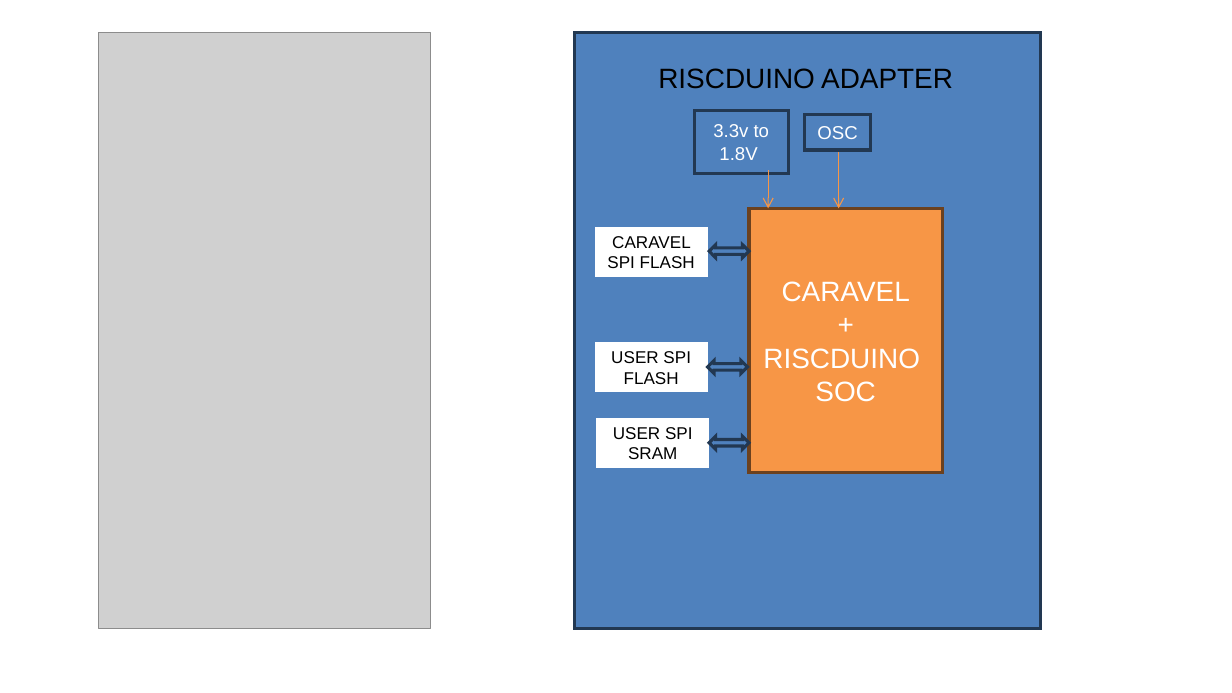
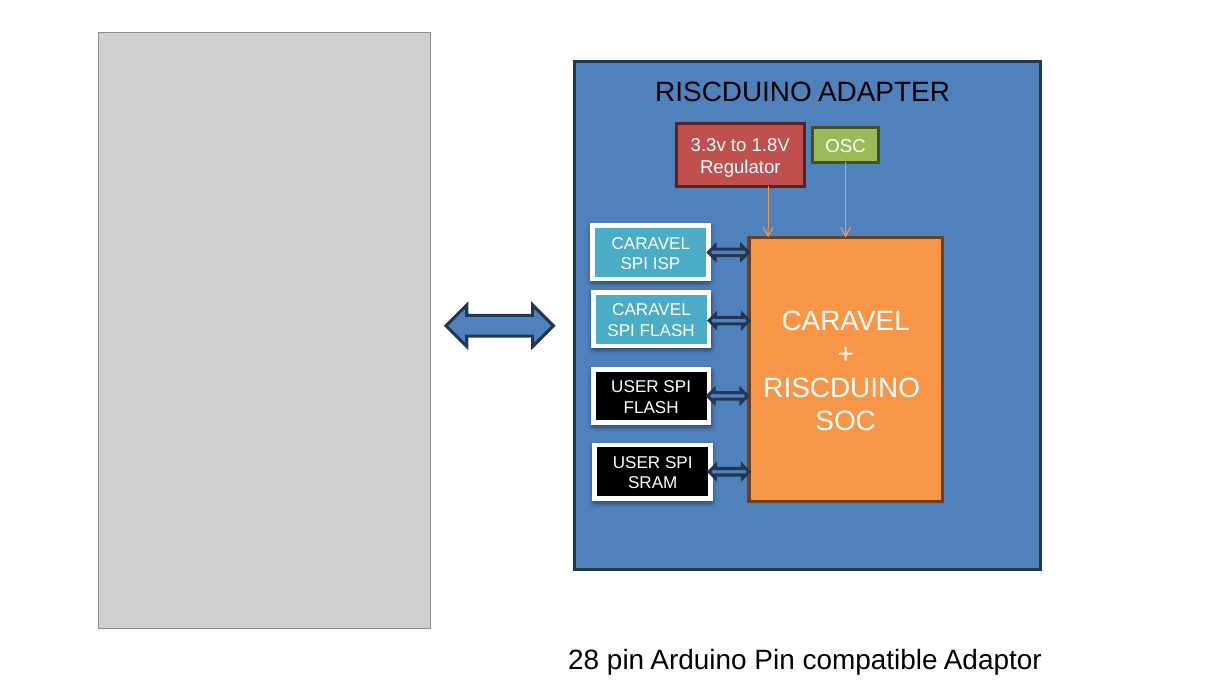
Before and after one commit to dineshannayya/riscduino_bringup, a slide deck: slide 2 of 2206Q/Docs/Riscduino-Application-Diagram.pptx (slide 5 before the commit). Drawn at 1232x693 pixels with LibreOffice and Linux fonts; fonts in the diff are those of the drawing; grey boxes stand for pictures. Boxes give left, top, right and bottom in pixels: in the first picture for what was removed or moved away, otherwise in the second. Text is boxed around its words. In the diff, an @@ line names an element or a change of style, - is before the commit and + after.

```diff
--- a/2206Q/Docs/Riscduino-Application-Diagram.pptx
+++ b/2206Q/Docs/Riscduino-Application-Diagram.pptx
@@ rectangle: place and size @@
-rectangle at <box>575,32,1040,628</box>
+rectangle at <box>575,61,1040,570</box>
@@ text "RISCDUINO ADAPTER": place and size @@
-text "RISCDUINO ADAPTER" at <box>658,68,953,89</box>
+text "RISCDUINO ADAPTER" at <box>655,81,950,102</box>
@@ rectangle "3.3v to 1.8V Regulator": place and size @@
-rectangle "3.3v to 1.8V Regulator" at <box>694,111,788,173</box>
+rectangle "3.3v to 1.8V Regulator" at <box>676,123,805,186</box>
@@ rectangle "3.3v to 1.8V Regulator" at <box>676,123,805,186</box>: fill #4F81BD to #C0504D; outline #233953 2 pt to #542322 2 pt @@
@@ text in rectangle at <box>691,138,790,177</box>: text changed @@
-3.3v to 1.8V
+3.3v to 1.8V Regulator
@@ rectangle "OSC": place and size @@
-rectangle "OSC" at <box>805,115,871,151</box>
+rectangle "OSC" at <box>813,127,879,163</box>
@@ rectangle "OSC" at <box>813,127,879,163</box>: fill #4F81BD to #9BBB59; outline #233953 2 pt to #445227 2 pt @@
@@ arrow moved from (838, 152) - (838, 208) to (846, 162) - (846, 237) @@
@@ arrow moved from (768, 170) - (768, 208) to (768, 187) - (768, 237) @@
@@ rectangle added at <box>593,226,709,279</box>, fill #4BACC6, outline #FFFFFF 3 pt, 11 pt, text #FFFFFF @@
+CARAVEL SPI ISP
@@ left right arrow added at <box>709,246,749,259</box>, fill #4F81BD, outline #233953 2 pt @@
@@ rectangle "CARAVEL SPI FLASH": place and size @@
-rectangle "CARAVEL SPI FLASH" at <box>594,225,710,278</box>
+rectangle "CARAVEL SPI FLASH" at <box>594,293,710,347</box>
@@ rectangle "CARAVEL SPI FLASH" at <box>594,293,710,347</box>: text colour #000000 to #FFFFFF; fill #FFFFFF to #4BACC6; outline #4F81BD 2 pt to #FFFFFF 3 pt; shadow on @@
@@ left right arrow added at <box>446,305,553,347</box>, fill #4F81BD, outline #233953 2 pt @@
@@ left right arrow: place and size @@
-left right arrow at <box>710,245,750,258</box>
+left right arrow at <box>710,314,750,328</box>
@@ rectangle "USER SPI FLASH" at <box>594,369,710,423</box>: text colour #000000 to #FFFFFF; fill #FFFFFF to #000000; outline #4F81BD 2 pt to #FFFFFF 3 pt; shadow on @@
@@ rectangle "USER SPI SRAM" at <box>595,445,711,499</box>: text colour #000000 to #FFFFFF; fill #FFFFFF to #000000; outline #4F81BD 2 pt to #FFFFFF 3 pt; shadow on @@
@@ 3 rectangles, 2 left right arrows: place and size @@
-3 rectangles, 2 left right arrows at <box>594,208,942,472</box>
+3 rectangles, 2 left right arrows at <box>594,237,942,501</box>
@@ text added at <box>568,648,1042,674</box>, 18 pt, text #000000 @@
+28 pin Arduino Pin compatible Adaptor
```
Also in this commit, not shown: 6 slides added, 3 slides removed, 2 other files.
